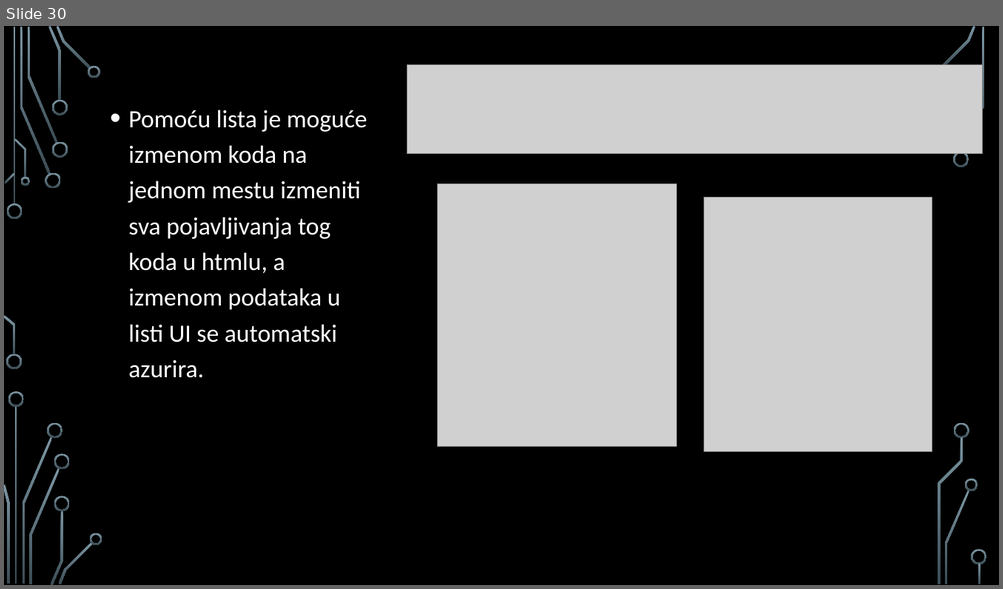
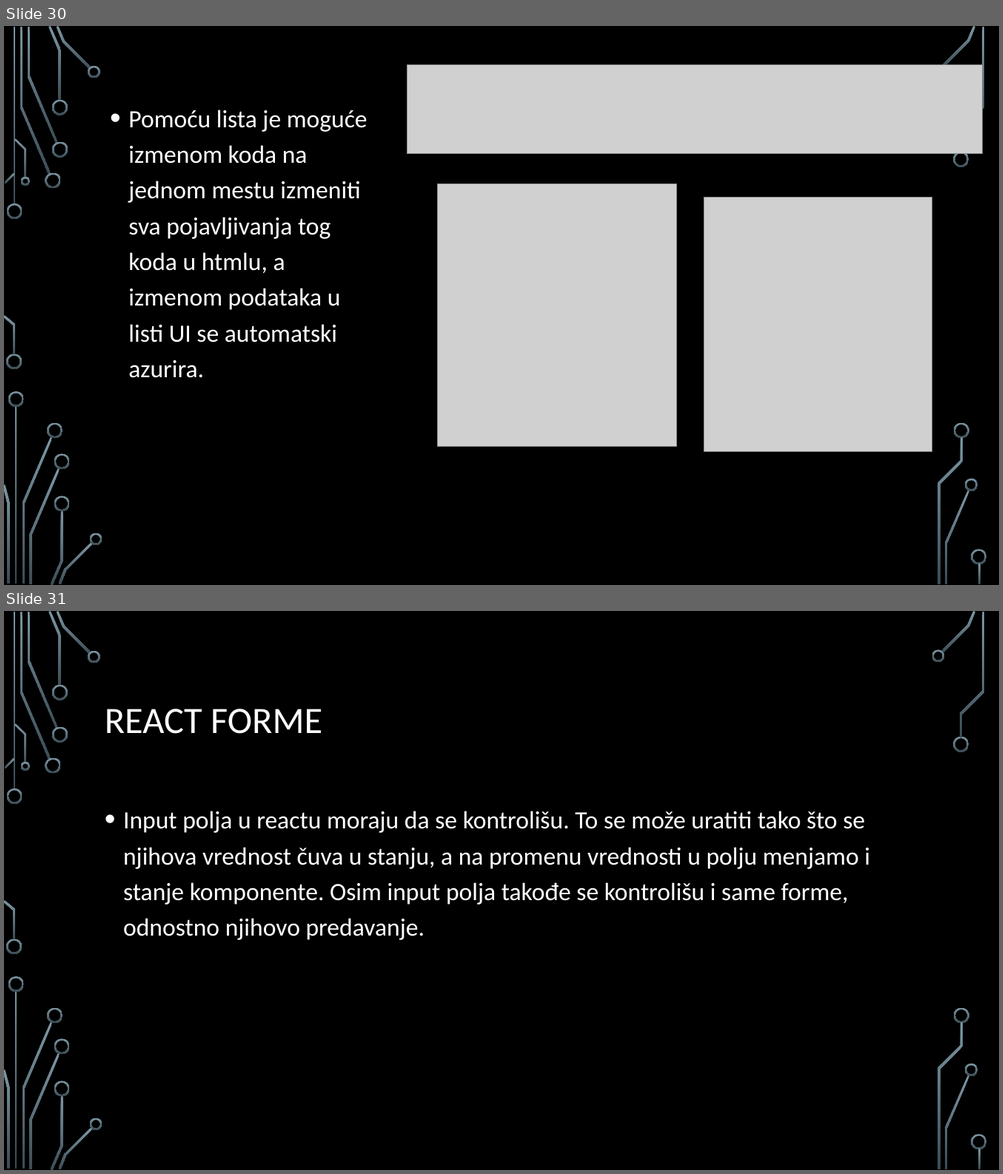
Before and after one commit to MihajloMilojevic/Sekcija, a slide deck: React/React - prezentacija.pptx. Shown one above the other, each under a label of ours: slide 30 before the commit, slides 30 and 31 after it. The pictures are 1003x589 and 1003x1174 pixels, drawn with LibreOffice and Linux fonts; fonts in the diff are those of the drawing; grey boxes stand for pictures; background and template pictures are left out. Boxes give left, top, right and bottom in pixels: in the first picture for what was removed or moved away, otherwise in the second. Text is boxed around its words. In the diff, an @@ line names an element or a change of style, - is before the commit and + after.

Commit message:
osim hooksa

```diff
--- a/React/React - prezentacija.pptx
+++ b/React/React - prezentacija.pptx
@@ slide 31 added at <box>4,611,999,1170</box>, background picture (left out); not listed: 36 template elements that a slide beside it also shows @@
@@ title added at <box>105,709,322,734</box>, 36 pt, text #FFFFFF @@
+REACT FORME
@@ text added at <box>123,811,870,940</box>, 24 pt, text #FFFFFF @@
+• Input polja u reactu moraju da se kontrolišu. To se može uratiti tako što se njihova vrednost čuva u stanju, a na promenu vrednosti u polju menjamo i stanje komponente. Osim input polja takođe se kontrolišu i same forme, odnostno njihovo predavanje.
```
Also in this commit, not shown: 4 other slides added, 17 other files.
